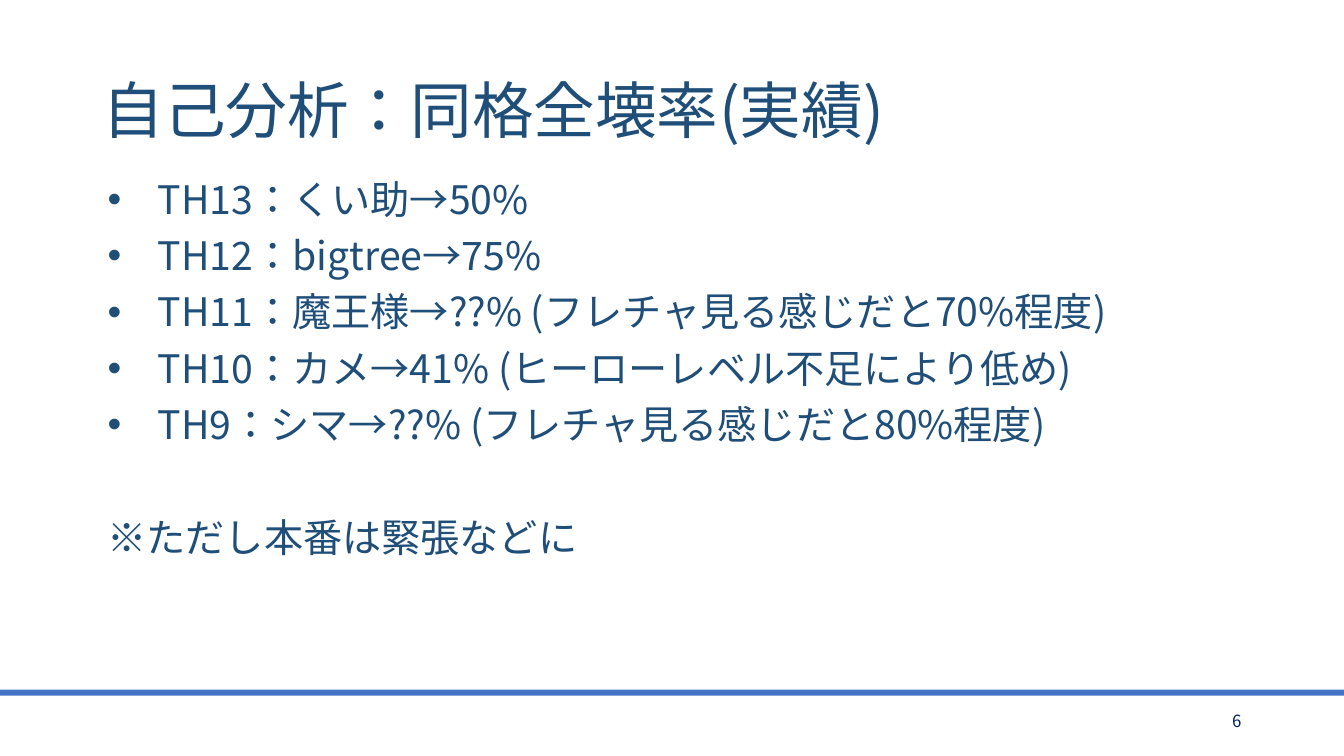
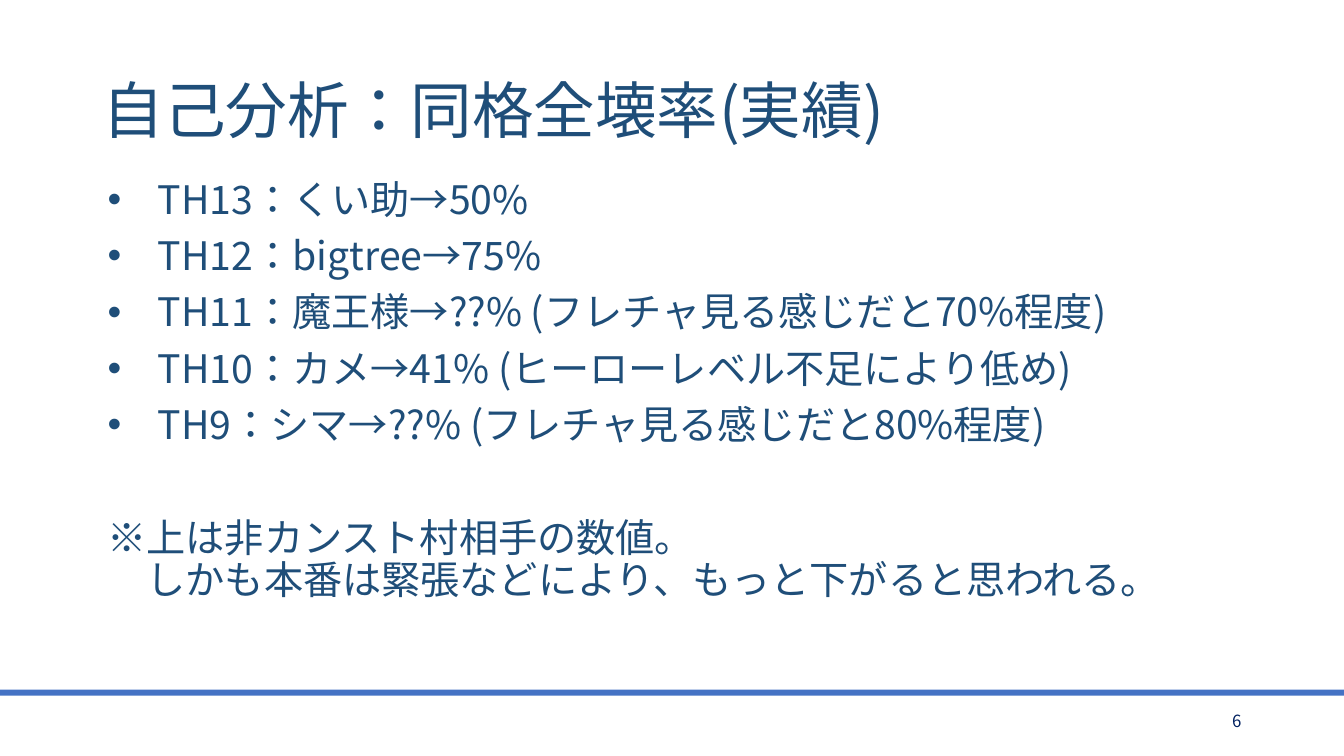
Before and after one commit to bigtreeCoC/documents, a slide deck: slide 6 of CQC攻略.pptx. Drawn at 1344x756 pixels with LibreOffice and Linux fonts; fonts in the diff are those of the drawing. Boxes give left, top, right and bottom in pixels: in the first picture for what was removed or moved away, otherwise in the second. Text is boxed around its words. In the diff, an @@ line names an element or a change of style, - is before the commit and + after.

```diff
--- a/CQC攻略.pptx
+++ b/CQC攻略.pptx
@@ text at [108,519,1161,597]: text changed @@
-※ただし本番は緊張などに
+※上は非カンスト村相手の数値。
+しかも本番は緊張などにより、もっと下がると思われる。
```
Also in this commit, not shown: 1 other slide changed, 1 other file.
